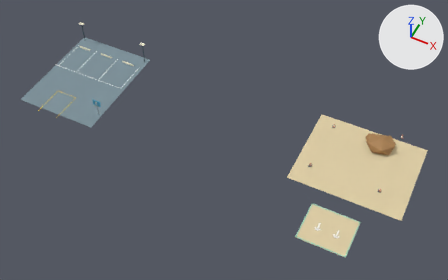
Two versions of the glTF model models/expansion-rect.glb, one commit apart.
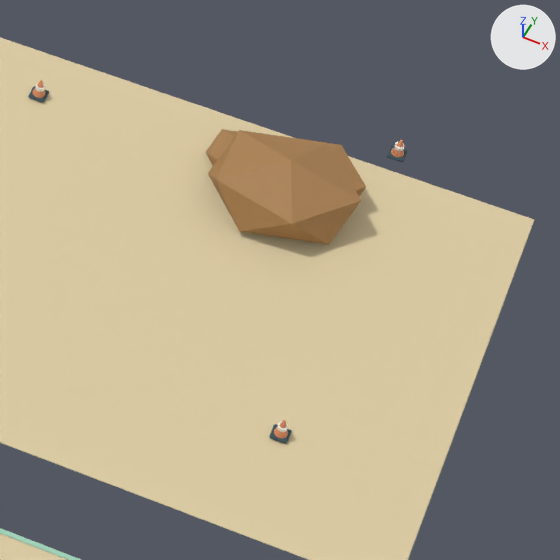
The first picture shows the older version from a 50 mm lens placed at (36.5, -62.7, 79.4), pointed at (4.8, 0.7, 0.2). The close-ups show the older and then the newer version on the part from 73% to 97% of the width and 39% to 77% of the height of that picture. Only the edits that show in the close-ups are written down. The lights are fixed; the arrows at upper right show +X, +Y and +Z. Vertices at exactly the same position are counted once.

Names of what the first close-up shows: 'ExpansionGround', 'UnloadPad'.
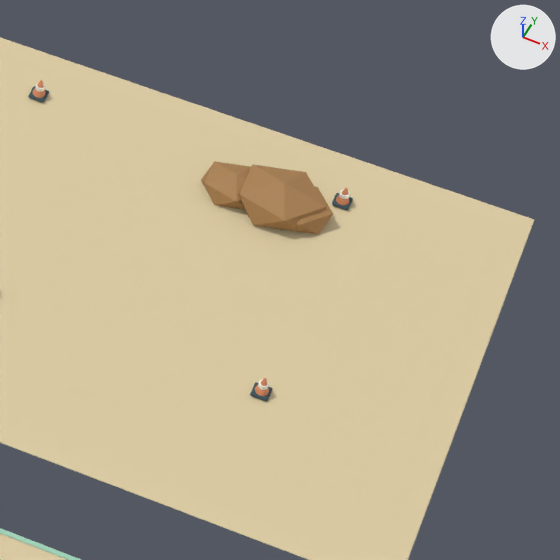
What differs and where, as boxes [x1, y1, x2, y2] in the close-ups (560 x 560 px; the box of a moved part takes in the faces that stretch with it):
part 1 of me_cube, moved or reshaped: before [394, 142, 404, 151]; after [339, 189, 350, 199]
part 2 of me_cube, moved or reshaped: before [277, 422, 288, 432]; after [258, 379, 269, 390]
part 3 of me_cube, moved or reshaped: before [387, 145, 408, 162]; after [332, 193, 353, 210]
part 4 of me_cube, moved or reshaped: before [269, 424, 292, 444]; after [250, 382, 272, 401]
part 5 of me_cube, moved or reshaped: before [208, 130, 361, 245]; after [238, 164, 326, 233]
part 6 of me_cube, moved or reshaped: before [328, 143, 366, 196]; after [297, 186, 333, 234]
part 7 of me_cube, moved or reshaped: before [206, 129, 238, 165]; after [201, 161, 251, 209]
part 8 of me_cube, moved or reshaped: before [391, 140, 404, 157]; after [336, 187, 349, 205]
part 9 of me_cube, moved or reshaped: before [274, 420, 288, 439]; after [255, 378, 269, 396]

What the commit changed:
me_cube is used by ob_expansionground; location (0.0, 0.0, 0.0).
me_cube had 740 vertices, 1336 faces and spanned x -32.9..36.5, y -7.9..15.0, z -0.4..4.5.
me_cube now has 740 vertices, 1336 faces and spans x -32.9..36.5, y -7.9..14.0, z -0.2..4.5.
me_cube part 1: the loose piece of 24 vertices spanning x 31.6..32.0, y 14.6..14.8, z 0.5..0.6 is moved by (-1.0, -2.8, 0.0).
me_cube part 2: the loose piece of 24 vertices spanning x 31.6..32.0, y 1.9..2.2, z 0.5..0.6 is moved by (-1.0, 1.3, 0.0).
me_cube part 3: the loose piece of 24 vertices spanning x 31.5..32.1, y 14.4..15.0, z 0.1..0.2 is moved by (-1.0, -2.8, 0.0).
me_cube part 4: the loose piece of 24 vertices spanning x 31.5..32.1, y 1.7..2.3, z 0.1..0.2 is moved by (-1.0, 1.3, 0.0).
me_cube part 5: the loose piece of 12 vertices spanning x 26.6..31.4, y 9.1..12.9, z -0.4..2.2 is scaled about its middle by 0.6, then moved by (0.0, -0.2, -0.4).
me_cube part 6: the loose piece of 12 vertices spanning x 27.8..31.4, y 10.6..13.4, z -0.3..1.6 is scaled about its middle by 0.636, then moved by (0.0, -1.2, -0.2).
me_cube part 7: the loose piece of 12 vertices spanning x 26.2..28.8, y 11.0..13.0, z -0.2..1.2 is scaled about its middle by 0.812, then moved by (0.0, -1.2, -0.1).
me_cube part 8: the loose piece of 24 vertices spanning x 31.6..32.0, y 14.5..14.9, z 0.2..0.8 is moved by (-1.0, -2.8, 0.0).
me_cube part 9: the loose piece of 24 vertices spanning x 31.6..32.0, y 1.8..2.2, z 0.2..0.8 is moved by (-1.0, 1.3, 0.0).
Other edits to the shape of me_cube do not show in these pictures.
